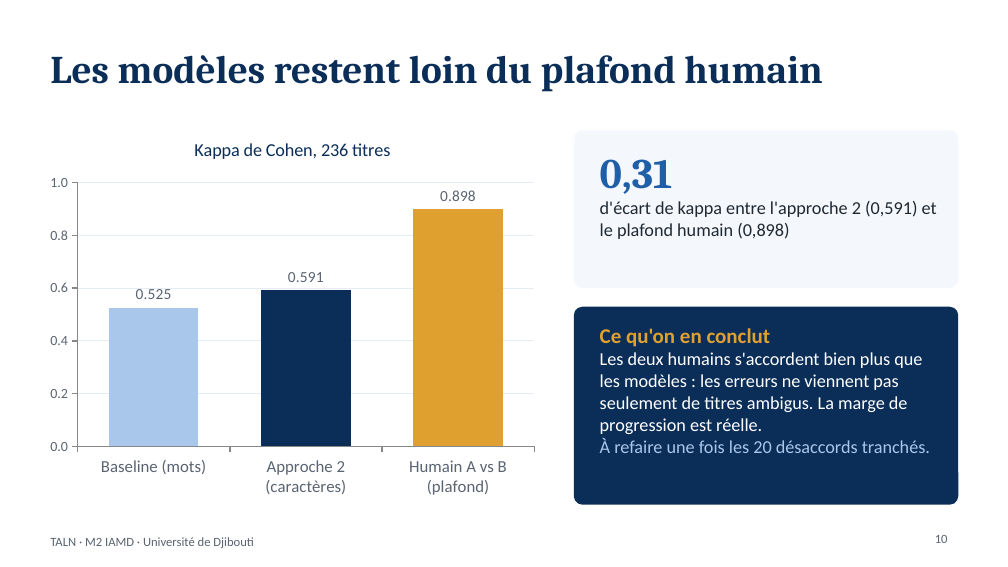
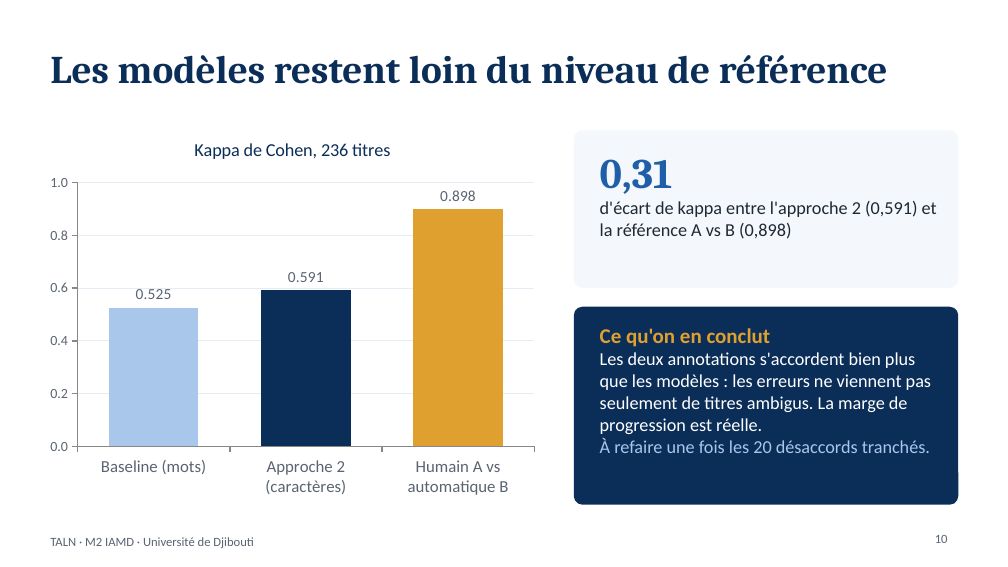
Before and after one commit to fatouu50/taln-classification-djibouti, a slide deck: slide 10 of rapport/Soutenance_TALN_Classification_thematique.pptx. Drawn at 1008x567 pixels with LibreOffice and Linux fonts; fonts in the diff are those of the drawing. Boxes give left, top, right and bottom in pixels: in the first picture for what was removed or moved away, otherwise in the second. Text is boxed around its words. In the diff, an @@ line names an element or a change of style, - is before the commit and + after.

Commit message:
Version finale : kappa, nom corrigé, README terminé

```diff
--- a/rapport/Soutenance_TALN_Classification_thematique.pptx
+++ b/rapport/Soutenance_TALN_Classification_thematique.pptx
@@ title at <box>50,55,888,84</box>: text changed @@
-Les modèles restent loin du plafond humain
+Les modèles restent loin du niveau de référence
@@ column chart at <box>40,121,544,504</box> @@
-categories: Baseline (mots), Approche 2 (caractères), Humain A vs B (plafond)
+categories: Baseline (mots), Approche 2 (caractères), Humain A vs automatique B
@@ text at <box>600,201,937,239</box>: text changed @@
-d'écart de kappa entre l'approche 2 (0,591) et le plafond humain (0,898)
+d'écart de kappa entre l'approche 2 (0,591) et la référence A vs B (0,898)
@@ text at <box>600,352,931,434</box>: text changed @@
-Les deux humains s'accordent bien plus que les modèles : les erreurs ne viennent pas seulement de titres ambigus. La marge de progression est réelle.
+Les deux annotations s'accordent bien plus que les modèles : les erreurs ne viennent pas seulement de titres ambigus. La marge de progression est réelle.
```
Also in this commit, not shown: 1 other slide changed, 5 other files.
